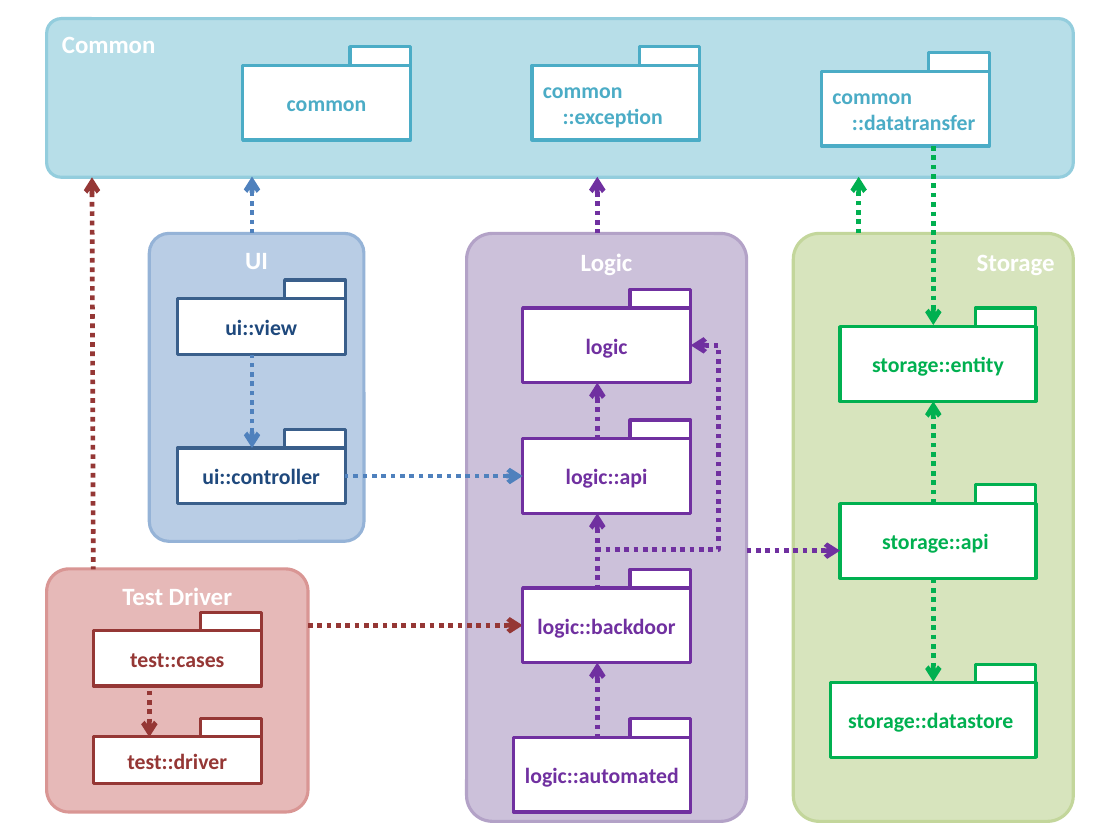
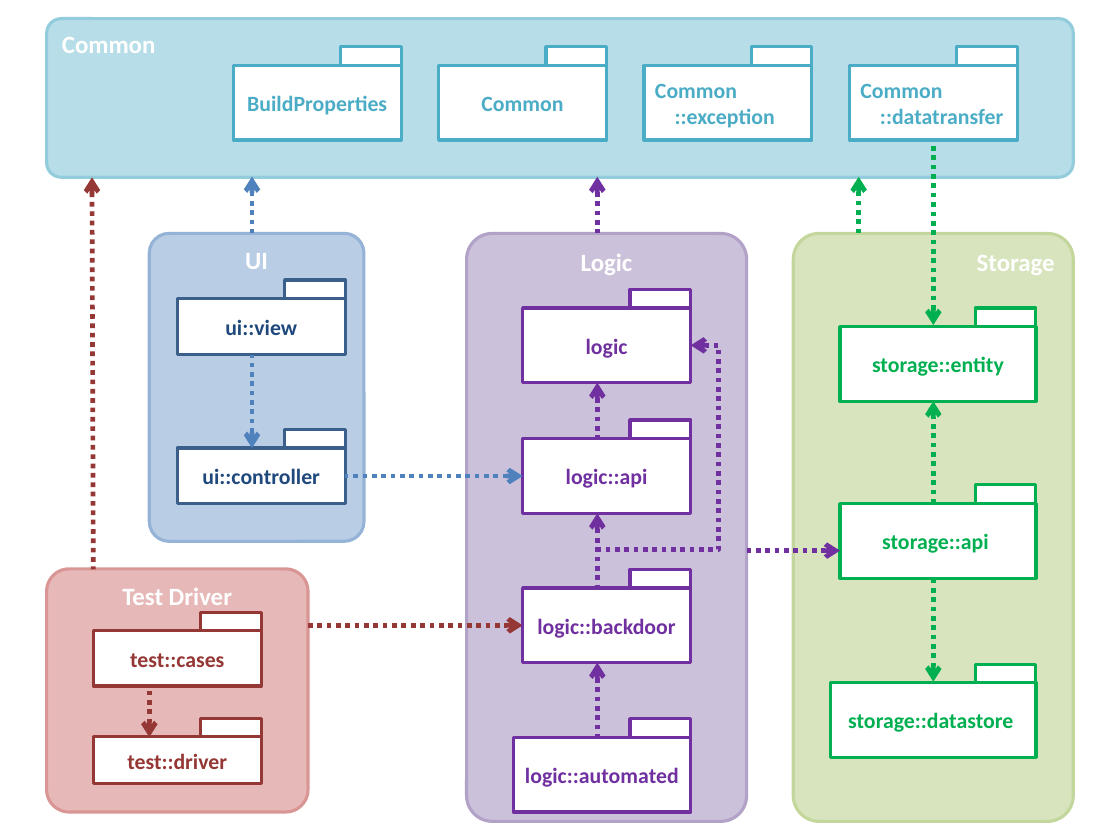
Before and after one commit to TEAMMATES/teammates, a slide deck: slide 1 of doc/diagrams/packageDiagram.pptx. Drawn at 1120x840 pixels with LibreOffice and Linux fonts; fonts in the diff are those of the drawing. Boxes give left, top, right and bottom in pixels: in the first picture for what was removed or moved away, otherwise in the second. Text is boxed around its words. In the diff, an @@ line names an element or a change of style, - is before the commit and + after.

```diff
--- a/doc/diagrams/packageDiagram.pptx
+++ b/doc/diagrams/packageDiagram.pptx
@@ rectangle moved from (x1=349, y1=47, x2=410, y2=66) to (x1=340, y1=47, x2=401, y2=66) @@
@@ rectangle added at (x1=547, y1=47, x2=607, y2=66), fill #FFFFFF, outline #4BACC6 2 pt @@
@@ rectangle moved from (x1=640, y1=47, x2=700, y2=66) to (x1=752, y1=47, x2=812, y2=66) @@
@@ rectangle moved from (x1=928, y1=53, x2=989, y2=72) to (x1=956, y1=47, x2=1017, y2=66) @@
@@ rectangle added at (x1=233, y1=65, x2=401, y2=140), fill #FFFFFF, outline #4BACC6 2 pt, 14 pt, text #4BACC6, bold @@
+BuildProperties
@@ rectangle "Common" moved from (x1=243, y1=65, x2=411, y2=140) to (x1=439, y1=65, x2=607, y2=140) @@
@@ rectangle "Common ::exception" moved from (x1=532, y1=65, x2=700, y2=140) to (x1=644, y1=65, x2=812, y2=140) @@
@@ text in rectangle at (x1=655, y1=83, x2=775, y2=128): text changed @@
-common
-::exception
+Common
+::exception
@@ rectangle "Common ::datatransfer" moved from (x1=821, y1=72, x2=989, y2=147) to (x1=849, y1=65, x2=1017, y2=140) @@
@@ text in rectangle at (x1=860, y1=83, x2=1003, y2=124): text changed @@
-common
-::datatransfer
+Common
+::datatransfer
@@ text in rectangle at (x1=481, y1=96, x2=563, y2=111): text changed @@
-common
+Common
```
Also in this commit, not shown: 1 other file.
